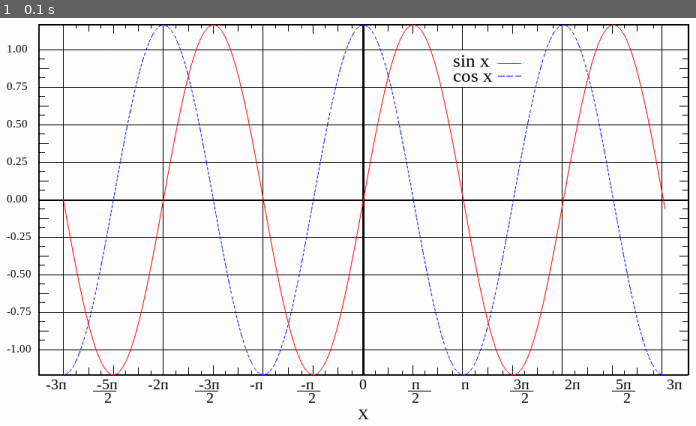
Above: before the commit, frame 1.
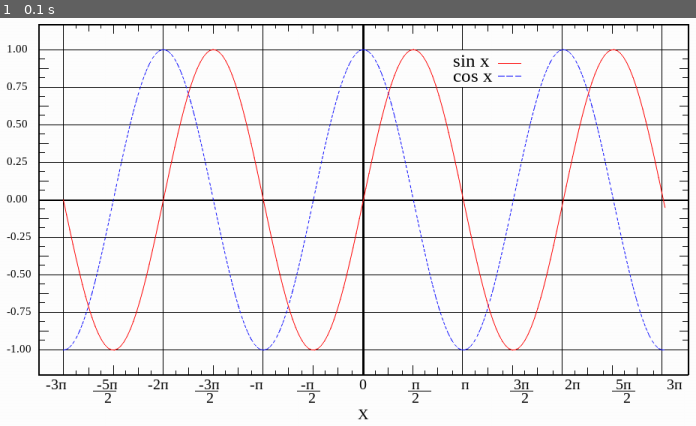
Above: after the commit, the same moment.

Repository: Muha-tsokotukha/PyGame
Game: pygame game, started from Tsis7_CorrectedPlot/MyPlot.py
The game is run twice, just before and just after one commit, with the same random seed, the same clock (stepped at 60 frames per second) and the same inputs.
Inputs:
- Up to frame 1 (0.1 s): no input

The runs differ from the first frame. In frame 1, 4.2% of the frame differs, in the area x 9-96%, y 1-88%.

Commit message:
corrected plot

Diff:
--- a/Tsis7_CorrectedPlot/MyPlot.py
+++ b/Tsis7_CorrectedPlot/MyPlot.py
@@ -66,8 +66,8 @@
 ky = (k * HEIGHT) / 2
 center = (WIDTH // 2, HEIGHT // 2)
 
-sin_points = get_points(math.sin, xrange, step, kx, ky, center)
-cos_points = get_points(math.cos, xrange, step, kx, ky, center)
+sin_points = get_points(math.sin, xrange, step, kx, ky-33, center)
+cos_points = get_points(math.cos, xrange, step, kx, ky-33, center)
 
 done = False
 while not done:
